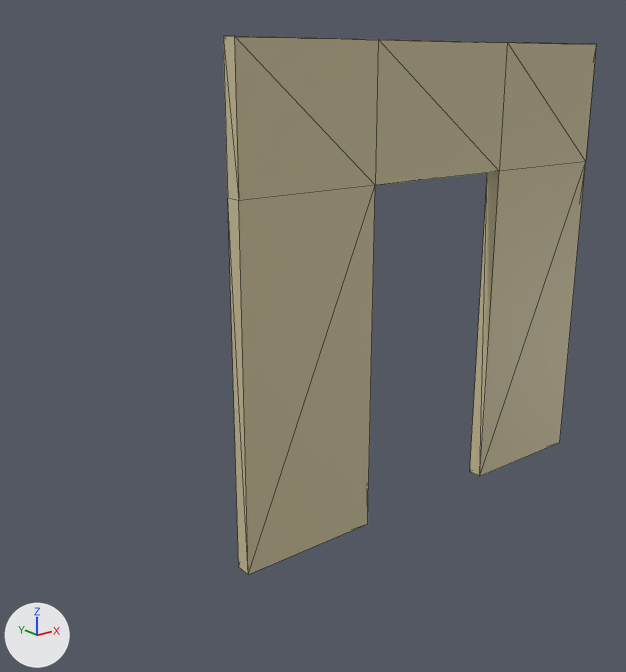
The FBX model Assets/Level_Art/Meshes/Modules/Draft/SMD_Corridor_Wall_B.fbx, before and after one commit.
Camera for both pictures: a 50 mm camera at (-5.49, -3.73, 2.87) aimed at (-2.33, 0.23, 1.29). The lights are fixed; the arrows at lower left show +X, +Y and +Z. Mesh edges are drawn as thin lines. Where no turn or scale is listed for an object, it has been applied to the vertices.

The first picture shows 'SMD_Corridor_Wall_B'.
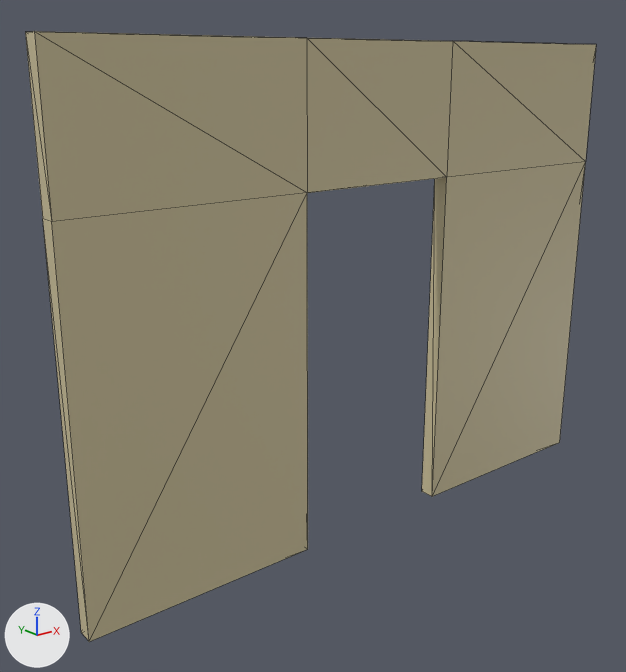
Pixel boxes [x1, y1, x2, y2] of what changed, in the pictures (626 x 672 px; the box of a moved part takes in the faces that stretch with it):
'SMD_Corridor_Wall_B', reshaped (53% wider, 14% taller): before [223, 36, 596, 574]; after [25, 31, 596, 642]
part 1 of me_mesh, moved or reshaped: before [223, 36, 378, 574]; after [25, 31, 308, 642]
part 2 of me_mesh, moved or reshaped: before [375, 39, 596, 476]; after [307, 38, 596, 496]

The change, as a diff of the scene's bpy script:
```diff
--- a/Assets/Level_Art/Meshes/Modules/Draft/SMD_Corridor_Wall_B.fbx.py
+++ b/Assets/Level_Art/Meshes/Modules/Draft/SMD_Corridor_Wall_B.fbx.py
@@ me_mesh @@
 me_mesh.from_pydata(...)  # 24 vertices, 44 faces; spans x -3.0..0.0, y 0.0..0.1, z 0.0..3.0
 # used by ob_smd_corridor_wall_b; location = (0.0, 0.0, 0.0)
+# me_mesh part 1: all 6 vertices in x -3.0, y 0.0..0.1, z 0.0..3.0 are moved by (-1.0, 0.0, 0.0)
+# me_mesh part 2: all 12 vertices in x -2.05..-0.95, y 0.0..0.1, z 0.0..3.0 are moved by (-0.5, 0.0, 0.0)
 me_mesh.materials.append(mat_m_corridor_wall_a)
```
